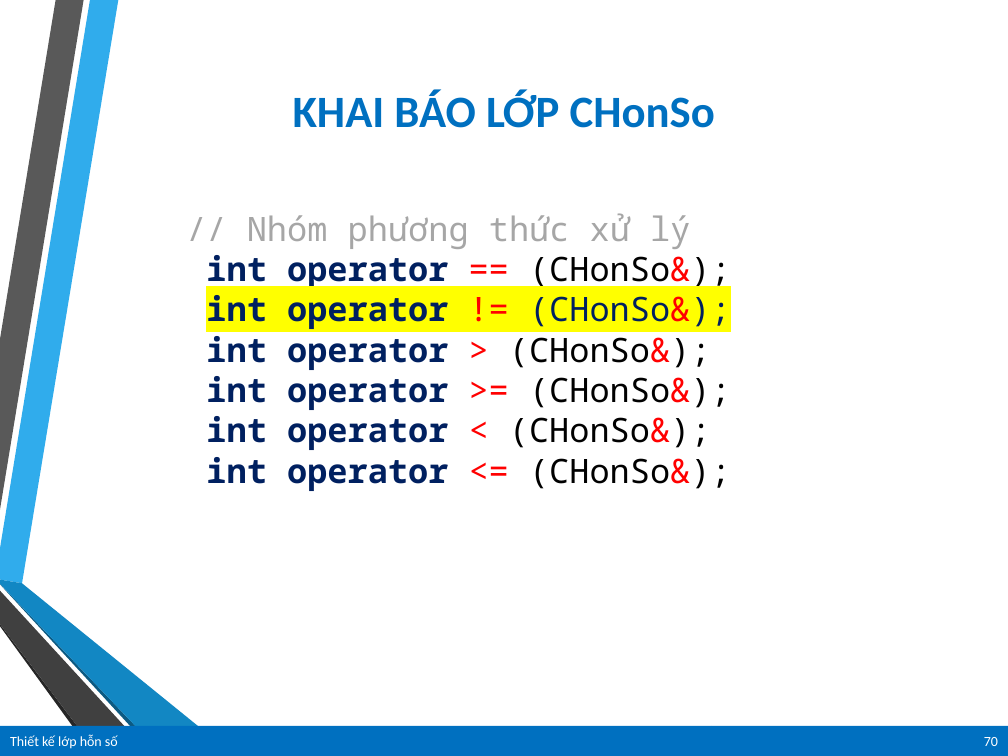
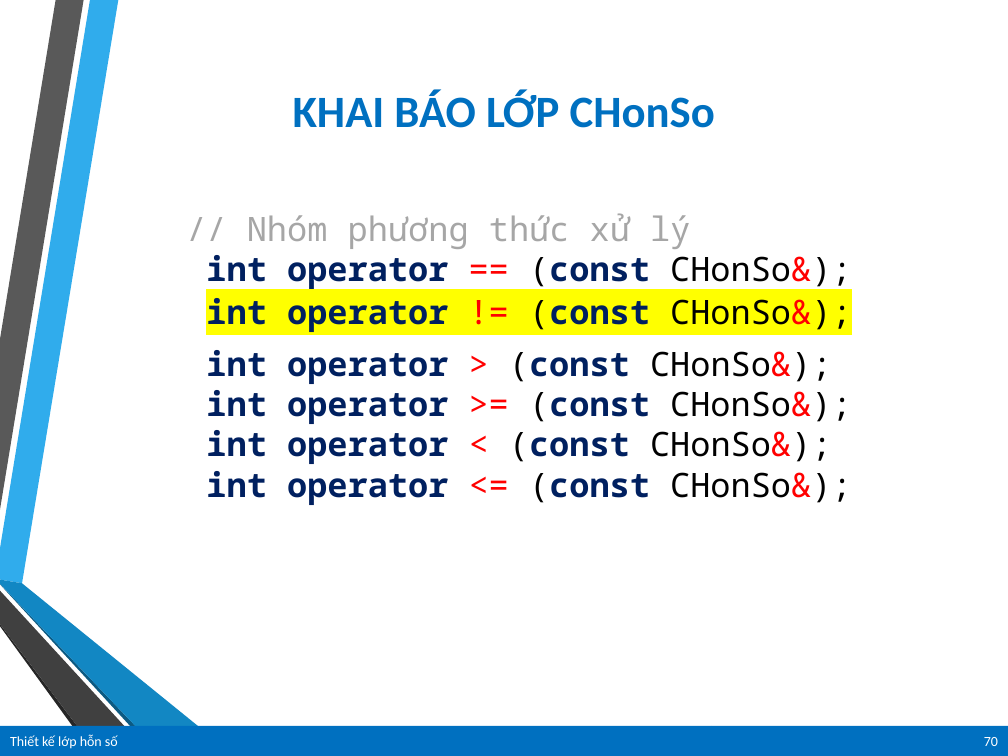
Before and after one commit to vanlinh1602/OOP_MrKhang, a slide deck: slide 70 of 20520613_20520561_20520318_20520459_20520447_Buoi05_04/Bài-học-09-Thiết-kế-lớp-CHonSo.pptx. Drawn at 1008x756 pixels with LibreOffice and Linux fonts; fonts in the diff are those of the drawing; background and template pictures are left out. Boxes give left, top, right and bottom in pixels: in the first picture for what was removed or moved away, otherwise in the second. Text is boxed around its words. In the diff, an @@ line names an element or a change of style, - is before the commit and + after.

```diff
--- a/20520613_20520561_20520318_20520459_20520447_Buoi05_04/Bài-học-09-Thiết-kế-lớp-CHonSo.pptx
+++ b/20520613_20520561_20520318_20520459_20520447_Buoi05_04/Bài-học-09-Thiết-kế-lớp-CHonSo.pptx
@@ text at <box>206,255,851,505</box>: text changed; bold on @@
-    int operator == (CHonSo&);
-    int operator != (CHonSo&);
-    int operator > (CHonSo&);
-    int operator >= (CHonSo&);
-    int operator < (CHonSo&);
-    int operator <= (CHonSo&);
+    int operator == (const CHonSo&);
+int operator != (const CHonSo&);
+    int operator > (const CHonSo&);
+    int operator >= (const CHonSo&);
+    int operator < (const CHonSo&);
+    int operator <= (const CHonSo&);
```
Also in this commit, not shown: 11 other slides changed, 2 other files.
